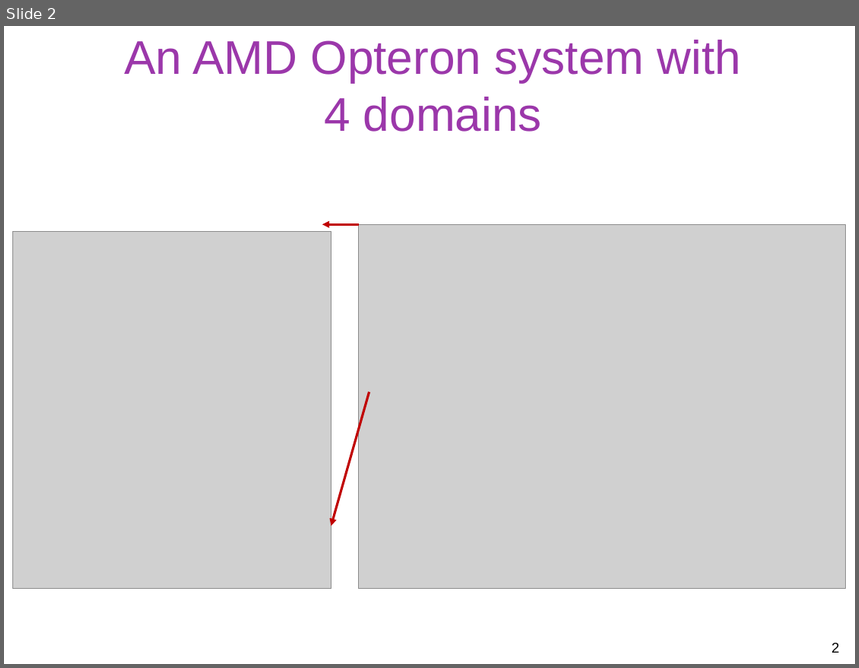
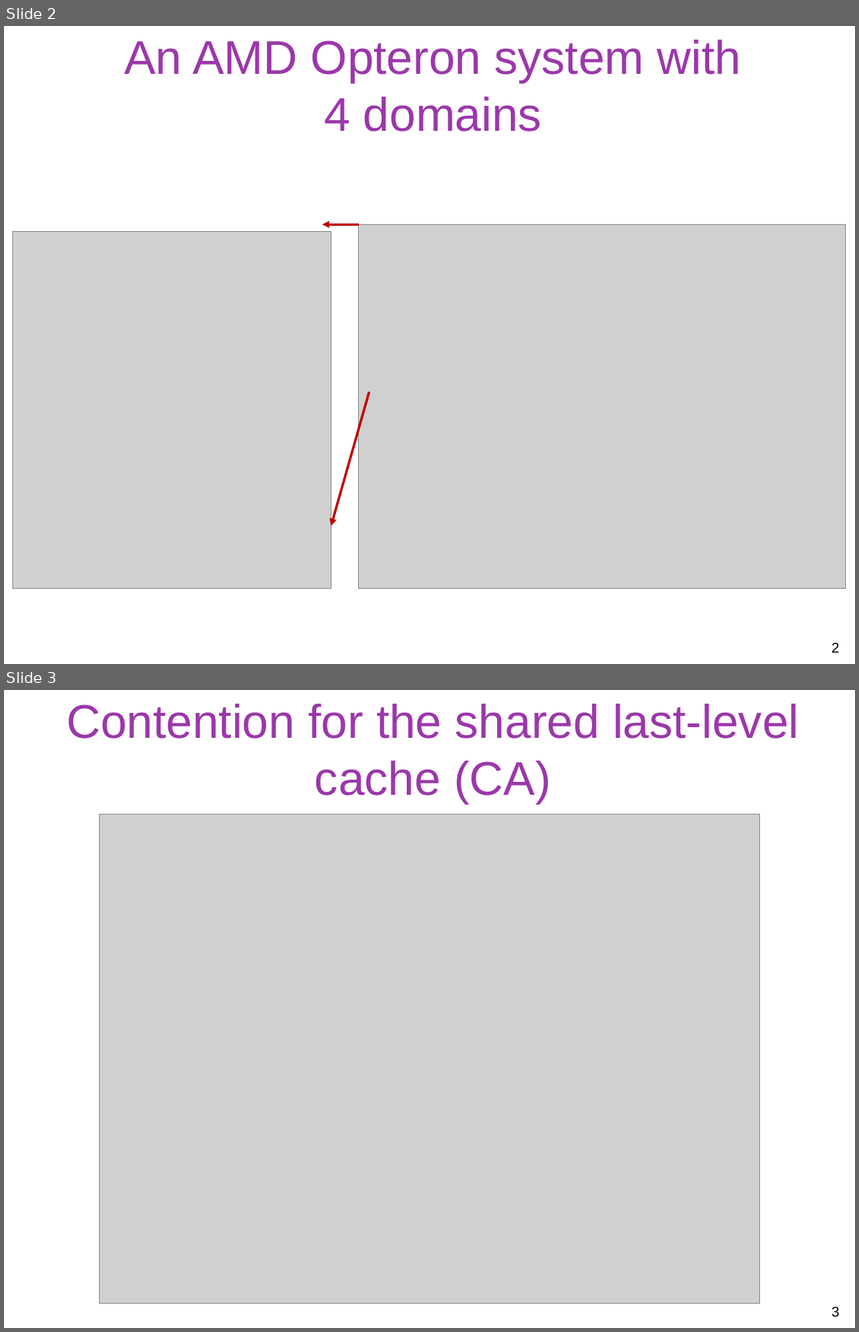
Before and after one commit to gulaoshi/gu.github.io, a slide deck: AdvOS/PPT+papers/blagodurov-ATC11.pptx. Shown one above the other, each under a label of ours: slide 2 before the commit, slides 2 and 3 after it. The pictures are 859x668 and 859x1332 pixels, drawn with LibreOffice and Linux fonts; fonts in the diff are those of the drawing; grey boxes stand for pictures. Boxes give left, top, right and bottom in pixels: in the first picture for what was removed or moved away, otherwise in the second. Text is boxed around its words. In the diff, an @@ line names an element or a change of style, - is before the commit and + after.

```diff
--- a/AdvOS/PPT+papers/blagodurov-ATC11.pptx
+++ b/AdvOS/PPT+papers/blagodurov-ATC11.pptx
@@ slide 3 added at (4,690,855,1328), background #FFFFFF @@
@@ title added at (66,704,799,803), 40 pt, text #9B37AA @@
+Contention for the shared last-level cache (CA)
@@ picture added at (99,815,760,1304) @@
@@ page number added at (832,1307,839,1317), 12 pt, text #000000 @@
+3
```
Also in this commit, not shown: 14 other slides added, 2 slides removed, 3 other files.
